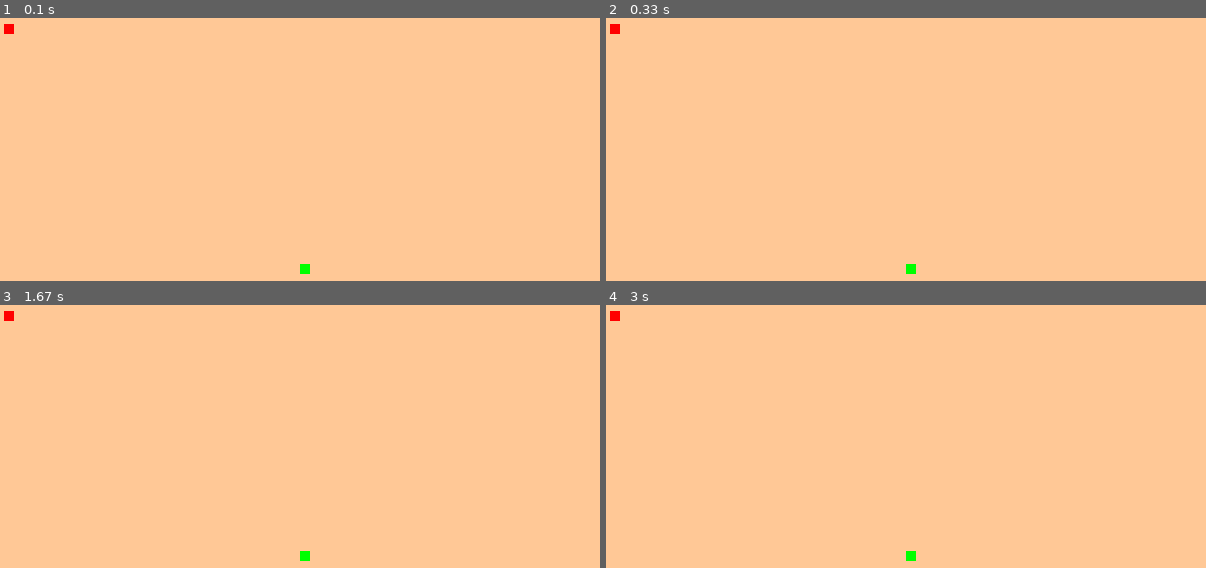
Above: before the commit, frames 1-4 (two rows, left to right).
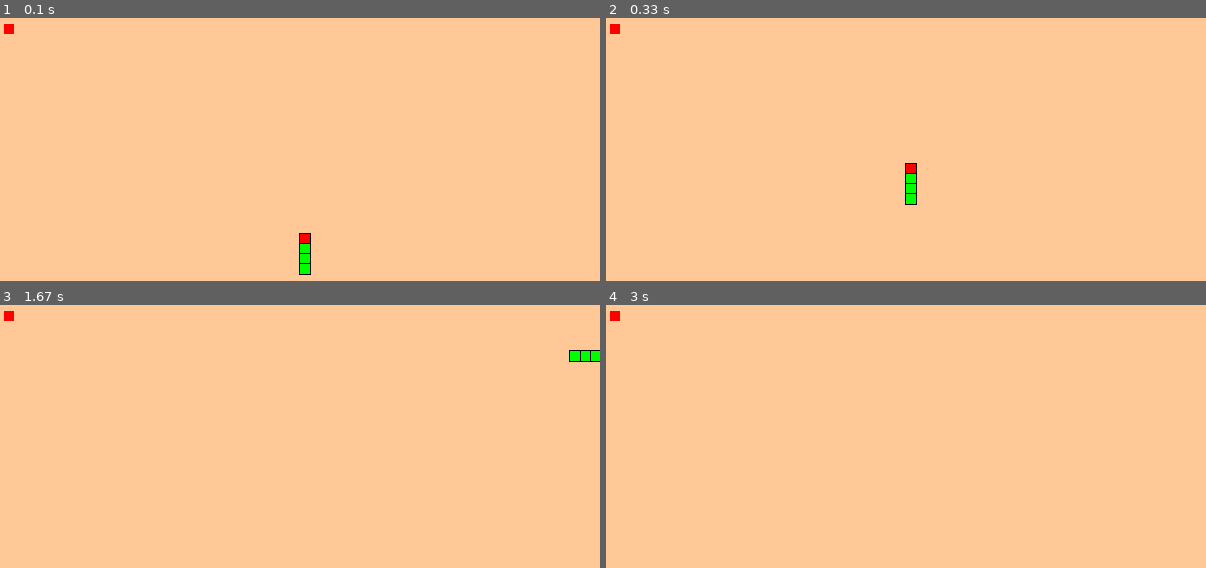
Above: after the commit, the same moments.

Repository: PatrikElias2/Projects
Game: pygame game, started from Python Projects/Snake game - Pygame/game.py
Same seed, same stepped clock (60 frames per second), same inputs: the game is played once before the commit and once after it.
Inputs:
- Up to frame 1 (0.1 s): no input
- Up to frame 2 (0.33 s): no input
- Up to frame 3 (1.67 s): hold Right 0.33-0.8 s; hold Up 0.83-1.13 s; hold Right 1.17-1.63 s
- Up to frame 4 (3 s): hold Down 2.23-2.53 s; hold Left 2.57-2.97 s

The runs differ from the first frame. In frame 1, 0.3% of the frame differs, in the area x 49-52%, y 81-98%; in frame 2, 0.4%, in the area x 49-52%, y 55-98%; in frame 3, 0.3%; in frame 4, less than 0.1%.

Commit message:
Added key handlers and move function for snake movement

Diff:
--- a/Python Projects/Snake game - Pygame/game.py
+++ b/Python Projects/Snake game - Pygame/game.py
@@ -17,15 +17,19 @@
 
 # Colors
 bg_color = (255, 200, 150)
+snake_head_color = (255, 0, 0)
+snake_body_color = (0, 255, 0)
+black_color_bg = (0, 0, 0)
 
 # variables
 snake_rect_size = 10
 food_rect_size = 10
+border_size = 1  # Size of the black border around the head and body
 
 class Snake:
     def __init__(self):
-        self.body = [(300, 300)]
-        self.direction = (0, 0)
+        self.body = [(300, 300), (290, 300), (280, 300), (270, 300)]
+        self.direction = (0, -1)  # Initial direction set to upwards
 
     def move(self):
         head_x, head_y = self.body[0]
@@ -37,9 +41,18 @@
         self.body.append(self.body[-1])
 
     def draw(self, window):
-        for segment in self.body:
+        for i, segment in enumerate(self.body):
+            # Black background (slightly larger than the segment)
+            black_rect = pygame.Rect(segment[0] - border_size, segment[1] - border_size,
+                                     snake_rect_size + 2 * border_size, snake_rect_size + 2 * border_size)
+            pygame.draw.rect(window, black_color_bg, black_rect)
+
+            # Segment color (head or body)
             snake_rect = pygame.Rect(segment[0], segment[1], snake_rect_size, snake_rect_size)
-            pygame.draw.rect(window, (0, 255, 0), snake_rect)
+            if i == 0:  # Head
+                pygame.draw.rect(window, snake_head_color, snake_rect)  # Red head
+            else:  # Body
+                pygame.draw.rect(window, snake_body_color, snake_rect)  # Green body
 
 class Food:
     def __init__(self, snake_body):
@@ -62,14 +75,24 @@
         pygame.draw.rect(window, (255, 0, 0), food_rect)
 
 
+
 class Game:
     def __init__(self):
         self.snake = Snake()
         self.food = Food(self.snake.body)
+        self.move_counter = 0
+        self.move_delay = 2  # Change this value to control the speed (higher = slower)
 
     def draw(self):
         self.snake.draw(window)
         self.food.draw(window)
+
+    def update(self):
+        self.move_counter += 1
+        if self.move_counter >= self.move_delay:
+            self.snake.move()
+            self.move_counter = 0
+            # Future: Add collision detection, growth logic, etc.
 
 game = Game()
 
@@ -82,6 +105,17 @@
     for event in pygame.event.get():
         if event.type == pygame.QUIT:
             running = False
+         # Optional: Add controls for changing direction
+        elif event.type == pygame.KEYDOWN:
+            if event.key == pygame.K_UP and game.snake.direction != (0, 1):
+                game.snake.direction = (0, -1)
+            elif event.key == pygame.K_DOWN and game.snake.direction != (0, -1):
+                game.snake.direction = (0, 1)
+            elif event.key == pygame.K_LEFT and game.snake.direction != (1, 0):
+                game.snake.direction = (-1, 0)
+            elif event.key == pygame.K_RIGHT and game.snake.direction != (-1, 0):
+                game.snake.direction = (1, 0)
+    game.update()
     game.draw()
     pygame.display.update()
     clock.tick(fps)
